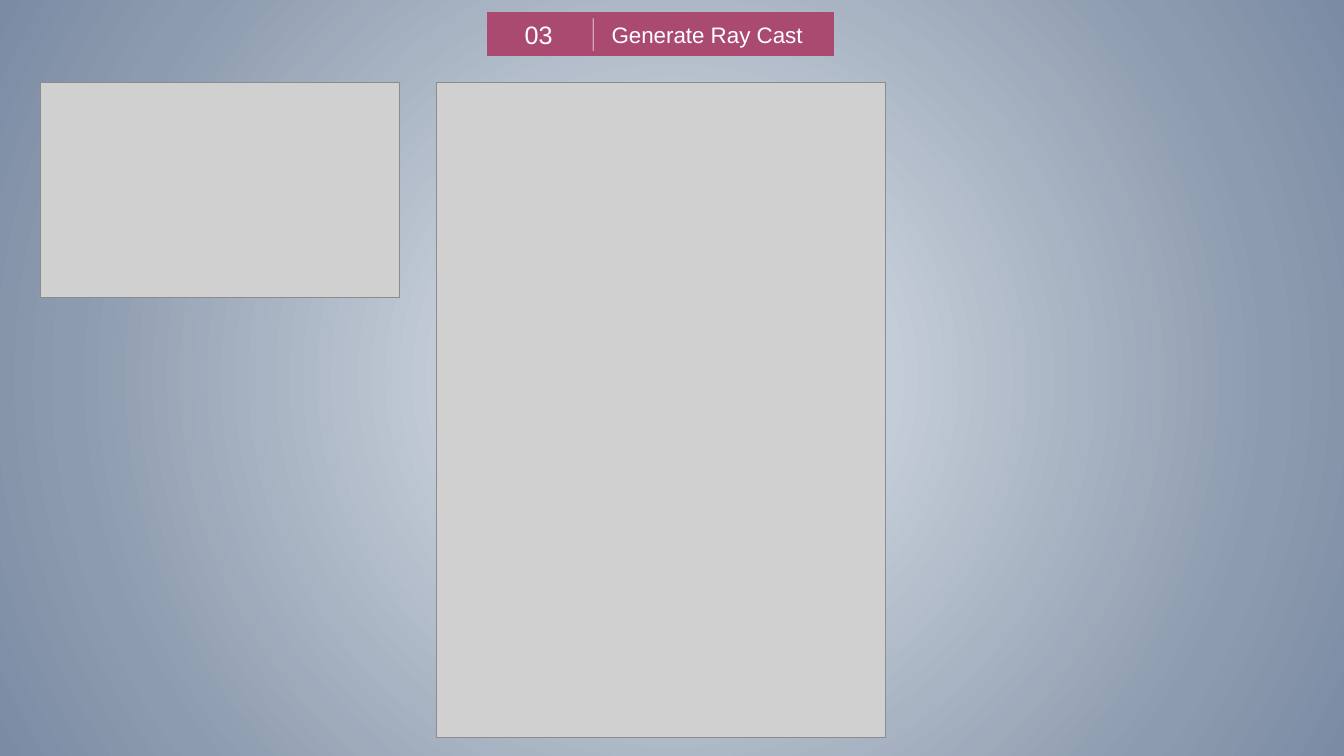
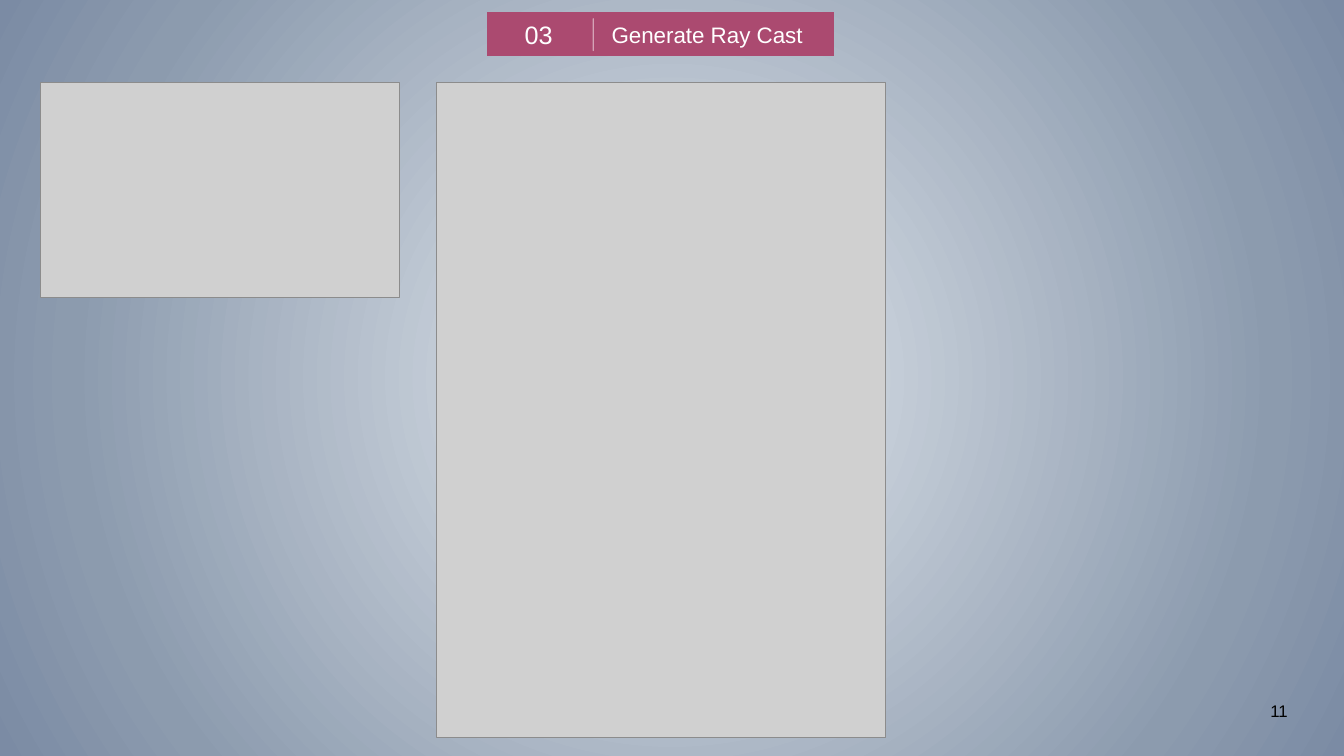
Before and after one commit to zhuangzhuang131419/McGill, a slide deck: slide 11 of COMP396/Presentation.pptx. Drawn at 1344x756 pixels with LibreOffice and Linux fonts; fonts in the diff are those of the drawing; grey boxes stand for pictures. Boxes give left, top, right and bottom in pixels: in the first picture for what was removed or moved away, otherwise in the second. Text is boxed around its words. In the diff, an @@ line names an element or a change of style, - is before the commit and + after.

```diff
--- a/COMP396/Presentation.pptx
+++ b/COMP396/Presentation.pptx
@@ text added at (1270, 705, 1287, 717), 12 pt, text #000000 @@
+11
```
Also in this commit, not shown: 16 other slides changed, 2 other files.
